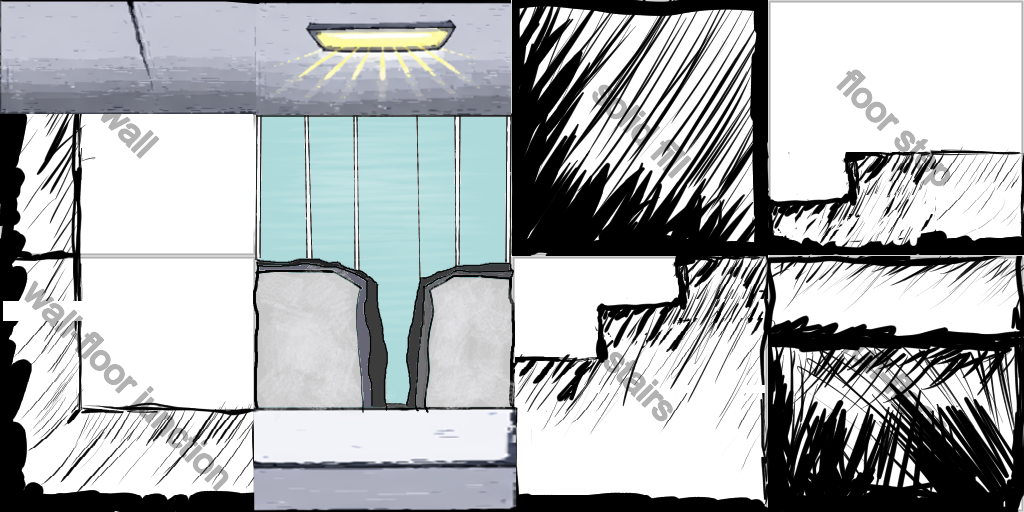
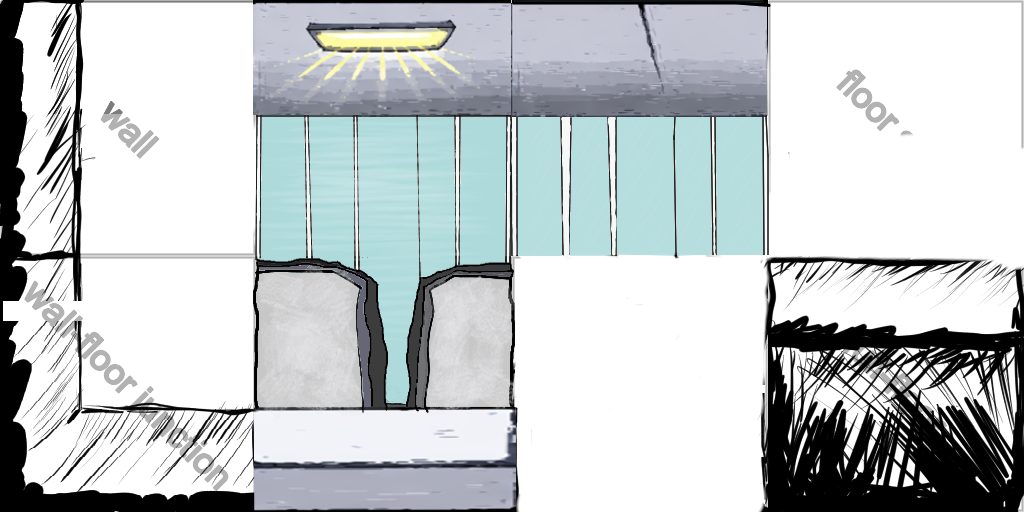
The second 1024×512 image is a revision of the first. Changes to its layers:
pixels changed over [0, 0, 1024, 512] (layer not identified)
